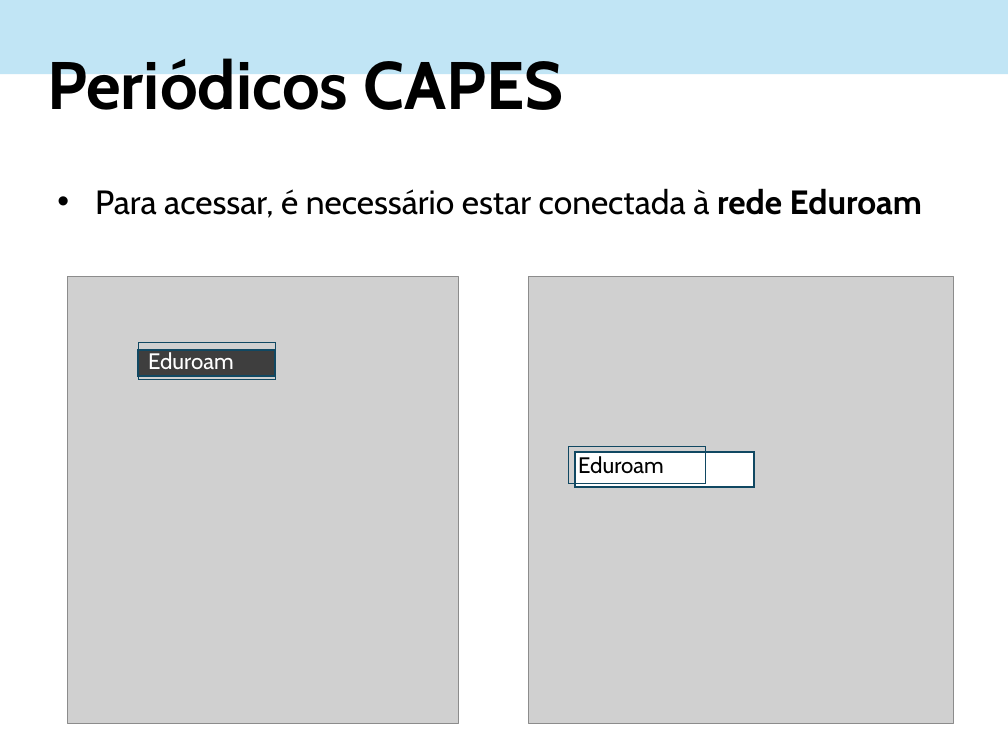
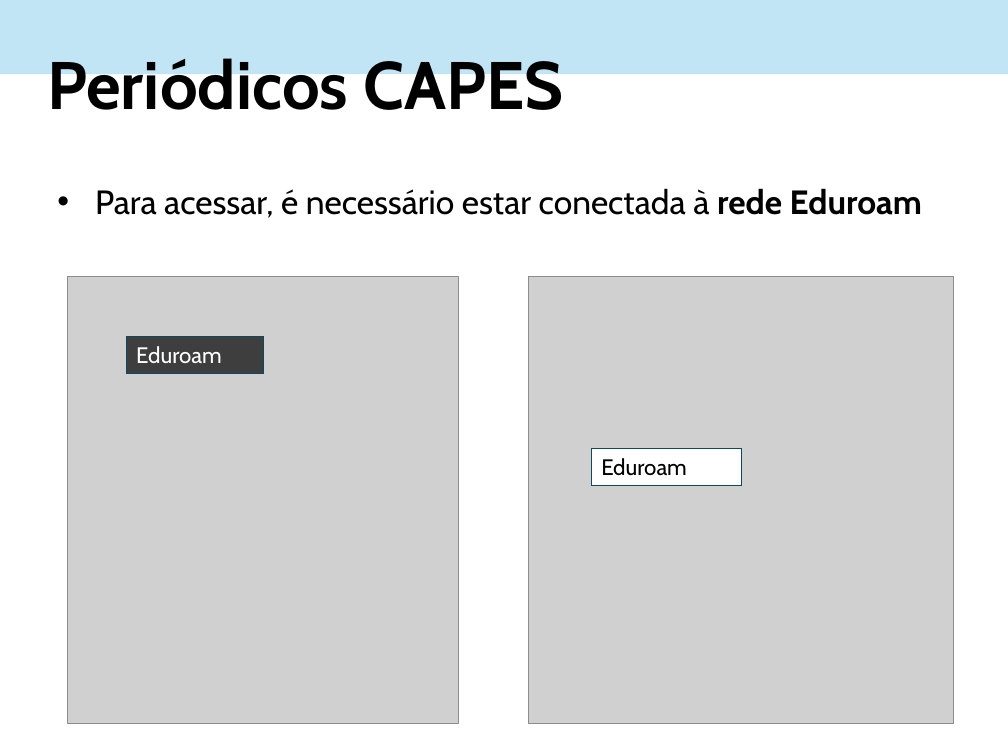
Before and after one commit to lpmor22/docs, a slide deck: slide 3 of slides/informatica_busca-artigos.pptx. Drawn at 1008x756 pixels with LibreOffice and Linux fonts; fonts in the diff are those of the drawing; grey boxes stand for pictures. Boxes give left, top, right and bottom in pixels: in the first picture for what was removed or moved away, otherwise in the second. Text is boxed around its words. In the diff, an @@ line names an element or a change of style, - is before the commit and + after.

```diff
--- a/slides/informatica_busca-artigos.pptx
+++ b/slides/informatica_busca-artigos.pptx
@@ rectangle "Eduroam": place and size @@
-rectangle "Eduroam" at (138,343,275,380)
+rectangle "Eduroam" at (126,337,263,374)
@@ rectangle "Eduroam" at (126,337,263,374): fill none to #3E3E3E @@
@@ rectangle removed at (138,350,275,376) @@
@@ rectangle "Eduroam": place and size @@
-rectangle "Eduroam" at (569,447,706,484)
+rectangle "Eduroam" at (592,448,742,485)
@@ rectangle "Eduroam" at (592,448,742,485): fill none to #FFFFFF @@
@@ rectangle removed at (576,453,754,488) @@
```
Also in this commit, not shown: 6 other slides changed, 1 slide removed.
